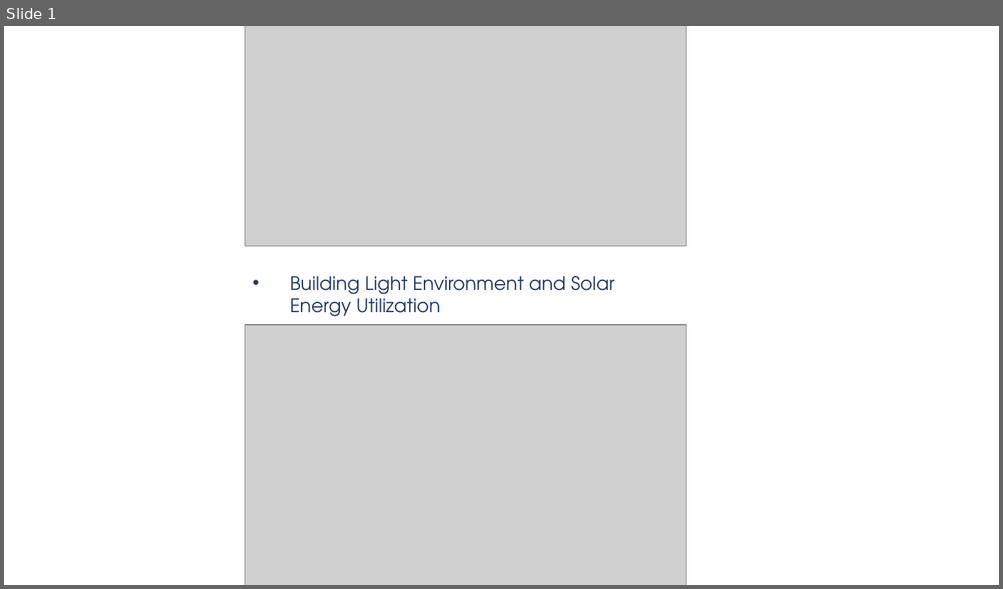
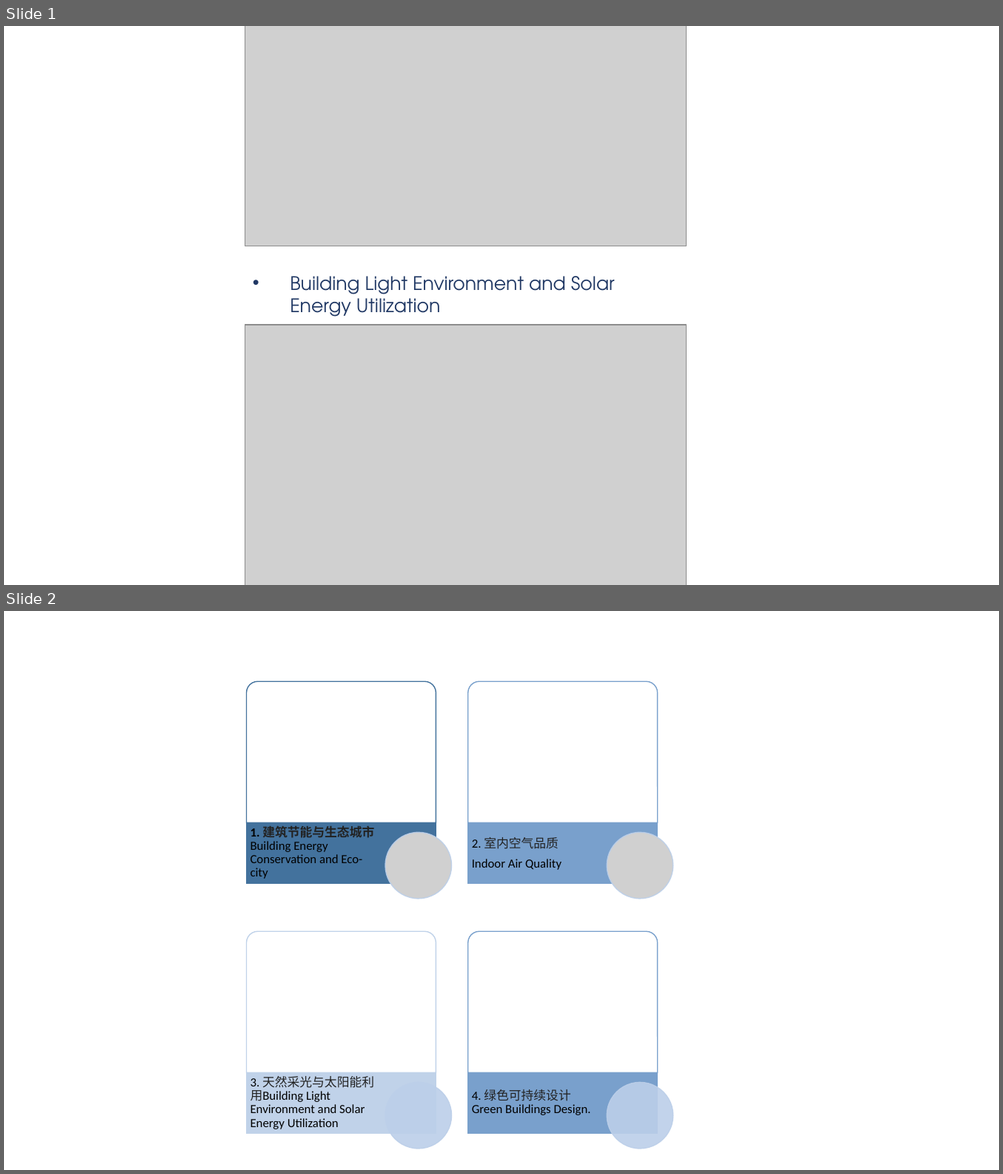
Before and after one commit to GBUE-NJU/GBUE-NJU.github.io, a slide deck: img/about/01.pptx. Shown one above the other, each under a label of ours: slide 1 before the commit, slides 1 and 2 after it. The pictures are 1003x589 and 1003x1174 pixels, drawn with LibreOffice and Linux fonts; fonts in the diff are those of the drawing; grey boxes stand for pictures; background and template pictures are left out. Boxes give left, top, right and bottom in pixels: in the first picture for what was removed or moved away, otherwise in the second. Text is boxed around its words. In the diff, an @@ line names an element or a change of style, - is before the commit and + after.

```diff
--- a/img/about/01.pptx
+++ b/img/about/01.pptx
@@ slide 2 added at [4, 611, 999, 1170], background #FFFFFF @@
@@ group added at [247, 681, 673, 1149]: 4 round same rects, 4 rectangles, 4 texts, 2 pictures, 2 ellipses @@
+1. 建筑节能与生态城市 Building Energy Conservation and Eco-city
+2. 室内空气品质
+Indoor Air Quality
+3. 天然采光与太阳能利用Building Light Environment and Solar Energy Utilization
+4. 绿色可持续设计Green Buildings Design.
```
Also in this commit, not shown: 3 other slides added, 53 other files.
